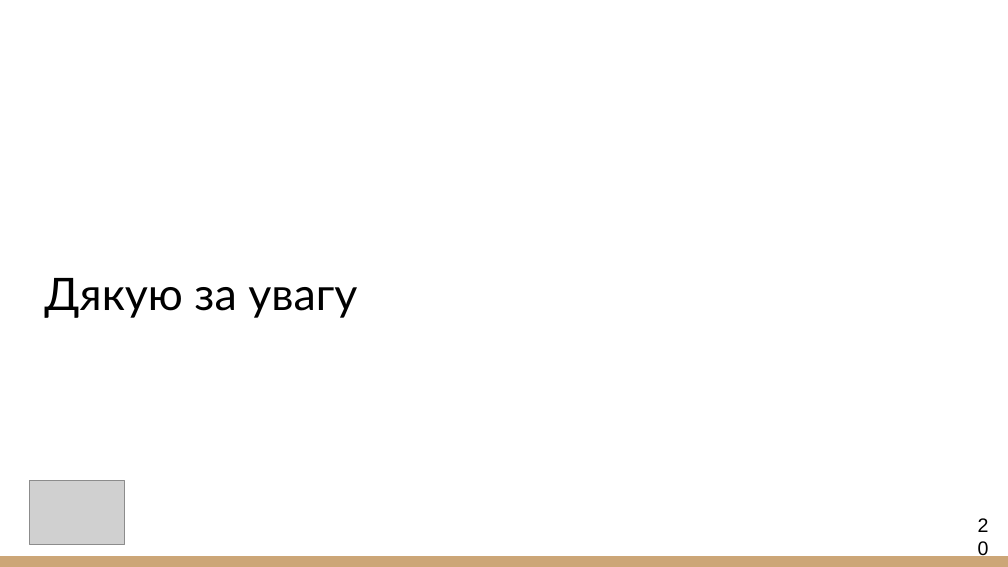
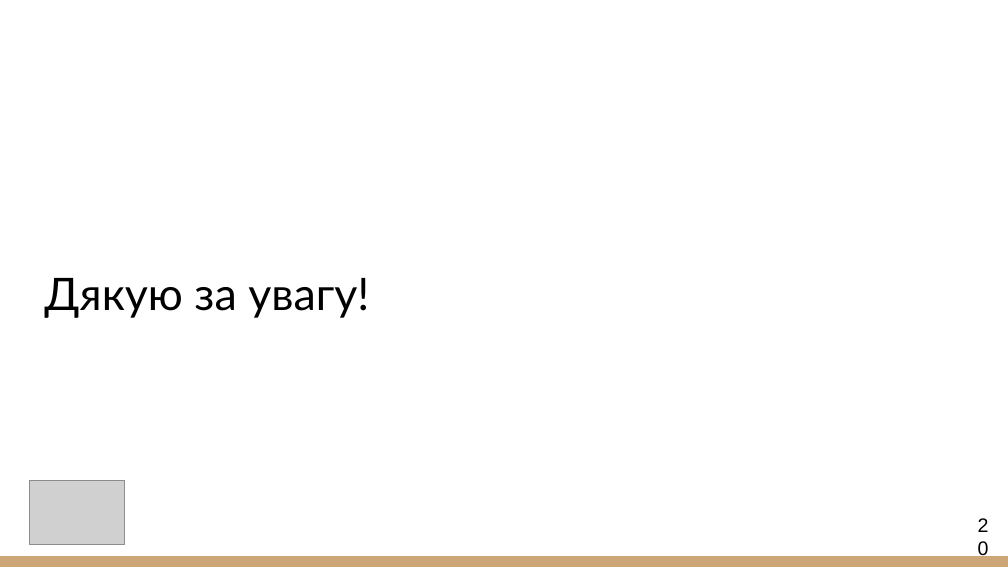
Before and after one commit to yahn1ukov/go-orm-sql-efficiency, a slide deck: slide 20 of 2025_М_ПІ_ІПЗм-23-2_Ягнюков_А_Ю.pptx. Drawn at 1008x567 pixels with LibreOffice and Linux fonts; fonts in the diff are those of the drawing; grey boxes stand for pictures. Boxes give left, top, right and bottom in pixels: in the first picture for what was removed or moved away, otherwise in the second. Text is boxed around its words. In the diff, an @@ line names an element or a change of style, - is before the commit and + after.

```diff
--- a/2025_М_ПІ_ІПЗм-23-2_Ягнюков_А_Ю.pptx
+++ b/2025_М_ПІ_ІПЗм-23-2_Ягнюков_А_Ю.pptx
@@ title at bbox=[44, 278, 369, 318]: text changed @@
-Дякую за увагу
+Дякую за увагу!
```
Also in this commit, not shown: 11 other slides changed.
